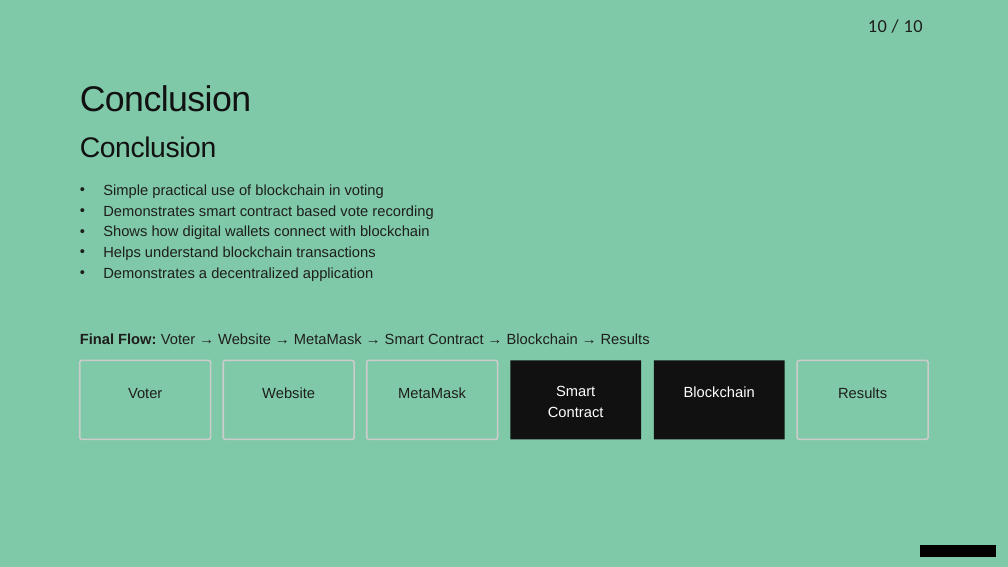
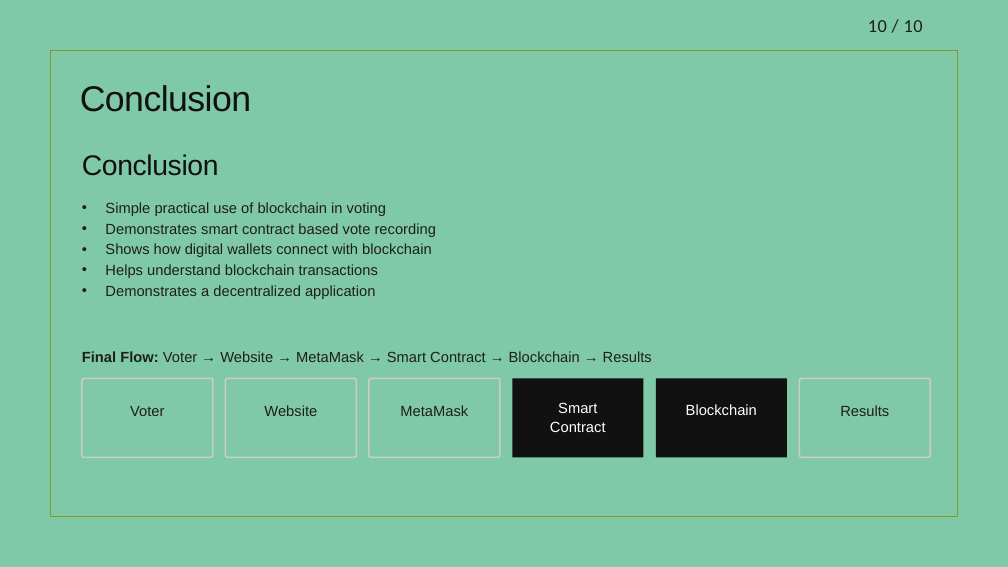
Before and after one commit to Sharaiz333/Blockchain-project_E-Voting-System, a slide deck: slide 10 of Documentation/Blockchain-Based-Voting-System.pptx. Drawn at 1008x567 pixels with LibreOffice and Linux fonts; fonts in the diff are those of the drawing; background and template pictures are left out. Boxes give left, top, right and bottom in pixels: in the first picture for what was removed or moved away, otherwise in the second. Text is boxed around its words. In the diff, an @@ line names an element or a change of style, - is before the commit and + after.

Commit message:
Finalized Presentation

```diff
--- a/Documentation/Blockchain-Based-Voting-System.pptx
+++ b/Documentation/Blockchain-Based-Voting-System.pptx
@@ rectangle added at [50,51,957,517], outline #83992A 1.25 pt @@
@@ text "Final Flow: Voter → Website ...": place and size @@
-text "Final Flow: Voter → Website ..." at [80,333,650,344]
+text "Final Flow: Voter → Website ..." at [82,351,652,362]
@@ rectangle: place and size @@
-rectangle at [510,361,641,439]
+rectangle at [513,379,644,457]
@@ 7 texts, 4 rounded rectangles, 1 rectangle: place and size @@
-7 texts, 4 rounded rectangles, 1 rectangle at [80,136,929,439]
+7 texts, 4 rounded rectangles, 1 rectangle at [82,154,930,457]
@@ text "Smart Contract": place and size @@
-text "Smart Contract" at [548,385,604,417]
+text "Smart Contract" at [550,402,606,432]
@@ text "Smart Contract" at [550,402,606,432]: line spacing 1.17 to 1.07 @@
@@ rectangle removed at [921,545,996,557] @@
```
Also in this commit, not shown: 9 other slides changed, 1 slide added.
